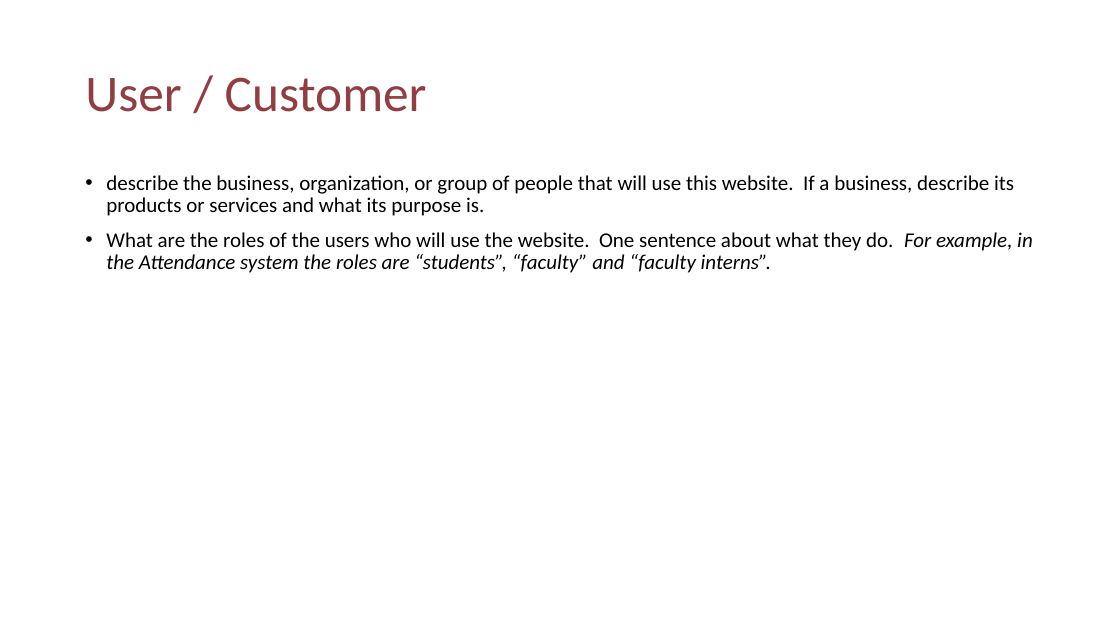
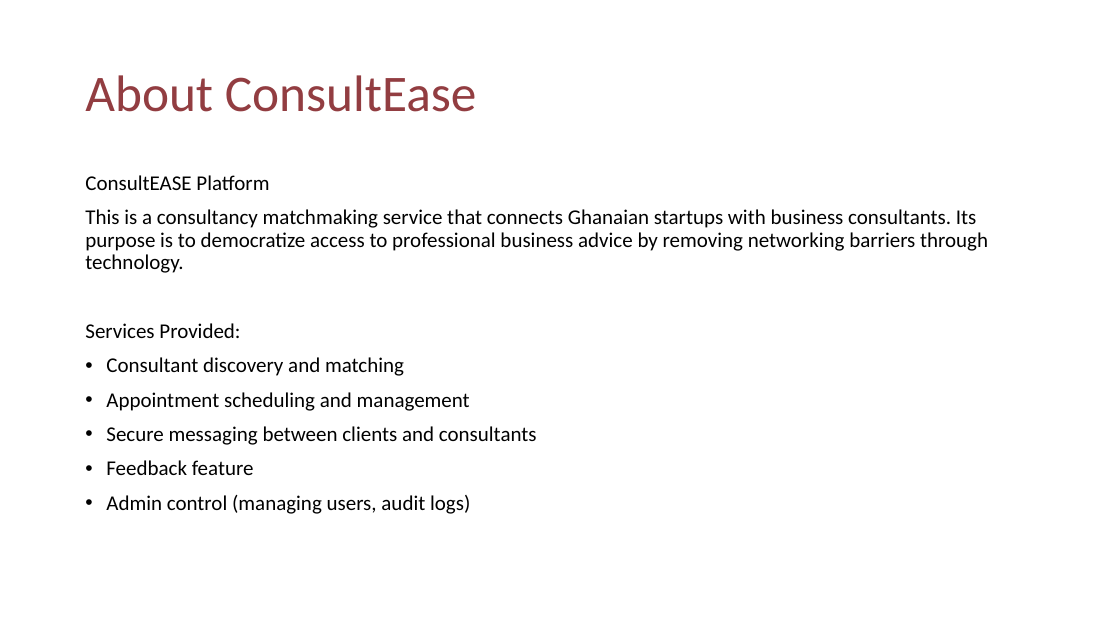
Before and after one commit to mkomemensah/FinalProject_WebTech_maame.kome-mensah, a slide deck: slide 4 of FInal_Project_Faming_Maame_KM.pptx. Drawn at 1120x630 pixels with LibreOffice and Linux fonts; fonts in the diff are those of the drawing; background and template pictures are left out. Boxes give left, top, right and bottom in pixels: in the first picture for what was removed or moved away, otherwise in the second. Text is boxed around its words. In the diff, an @@ line names an element or a change of style, - is before the commit and + after.

```diff
--- a/FInal_Project_Faming_Maame_KM.pptx
+++ b/FInal_Project_Faming_Maame_KM.pptx
@@ title at (x1=85, y1=75, x2=477, y2=112): text changed @@
-User / Customer
+About ConsultEase
@@ text at (x1=85, y1=175, x2=988, y2=514): text changed @@
-• describe the business, organization, or group of people that will use this website. If a business, describe its products or services and what its purpose is.
-• What are the roles of the users who will use the website. One sentence about what they do. For example, in the Attendance system the roles are “students”, “faculty” and “faculty interns”.
+ConsultEASE Platform
+This is a consultancy matchmaking service that connects Ghanaian startups with business consultants. Its purpose is to democratize access to professional business advice by removing networking barriers through technology.
+Services Provided:
+• Consultant discovery and matching
+• Appointment scheduling and management
+• Secure messaging between clients and consultants
+• Feedback feature
+• Admin control (managing users, audit logs)
```
Also in this commit, not shown: 1 other slide changed, 3 slides added, 1 slide removed, 4 other files.
